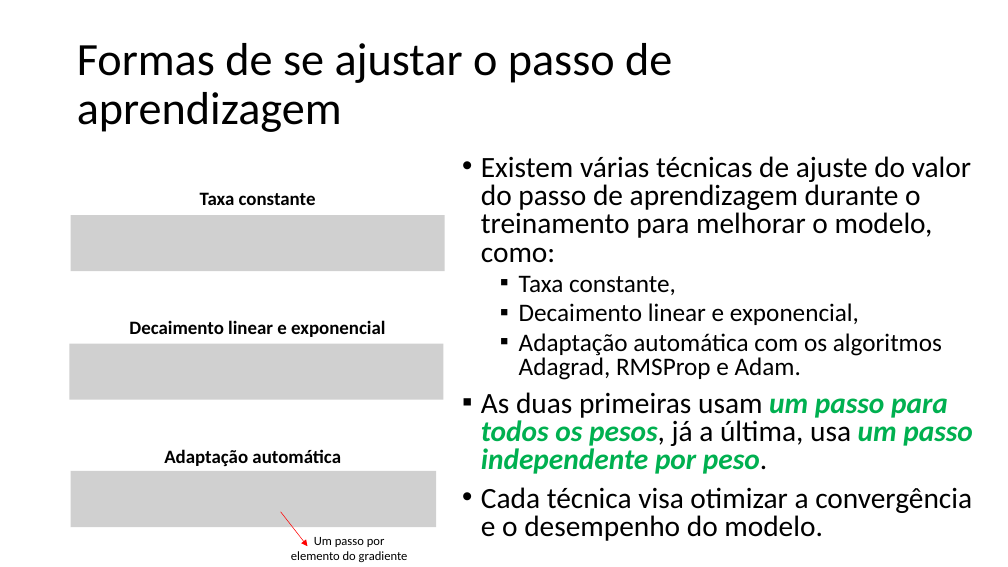
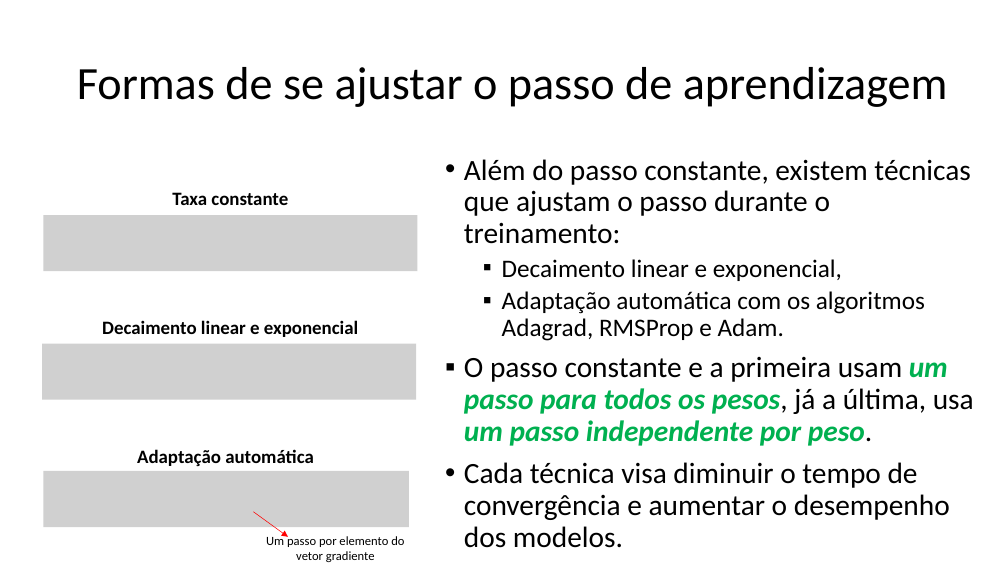
Before and after one commit to zz4fap/tp557-iot-ml, a slide deck: slide 25 of slides/TP557_6_Minimizando_o_erro.pptx (slide 22 before the commit). Drawn at 1008x567 pixels with LibreOffice and Linux fonts; fonts in the diff are those of the drawing; grey boxes stand for pictures. Boxes give left, top, right and bottom in pixels: in the first picture for what was removed or moved away, otherwise in the second. Text is boxed around its words. In the diff, an @@ line names an element or a change of style, - is before the commit and + after.

Commit message:
update of slides

```diff
--- a/slides/TP557_6_Minimizando_o_erro.pptx
+++ b/slides/TP557_6_Minimizando_o_erro.pptx
@@ title "Formas de se ajustar o ..." rewrapped from box(77, 43, 672, 132) to box(77, 67, 948, 107) @@
@@ text "Além do passo constante, existem ...": place and size @@
-text "Além do passo constante, existem ..." at box(481, 156, 973, 541)
+text "Além do passo constante, existem ..." at box(464, 159, 974, 548)
@@ text at box(464, 159, 970, 244): text changed @@
-• Existem várias técnicas de ajuste do valor do passo de aprendizagem durante o treinamento para melhorar o modelo, como:
-  ▪ Taxa constante,
+• Além do passo constante, existem técnicas que ajustam o passo durante o treinamento:
@@ text at box(502, 259, 925, 341): line spacing 0.8 to 0.9 @@
@@ picture: place and size @@
-picture at box(70, 343, 444, 399)
+picture at box(42, 343, 417, 399)
@@ text at box(464, 357, 974, 548): text changed @@
-▪ As duas primeiras usam um passo para todos os pesos, já a última, usa um passo independente por peso.
-• Cada técnica visa otimizar a convergência e o desempenho do modelo.
+▪ O passo constante e a primeira usam um passo para todos os pesos, já a última, usa um passo independente por peso.
+• Cada técnica visa diminuir o tempo de convergência e aumentar o desempenho dos modelos.
@@ 3 texts, 2 pictures: place and size @@
-3 texts, 2 pictures at box(70, 192, 445, 527)
+3 texts, 2 pictures at box(43, 192, 417, 527)
@@ arrow moved from (281, 512) - (308, 547) to (253, 512) - (288, 537) @@
@@ text at box(266, 534, 404, 562): text changed @@
-Um passo por elemento do gradiente
+Um passo por elemento do vetor gradiente
```
Also in this commit, not shown: 10 other slides changed, 3 slides added.
